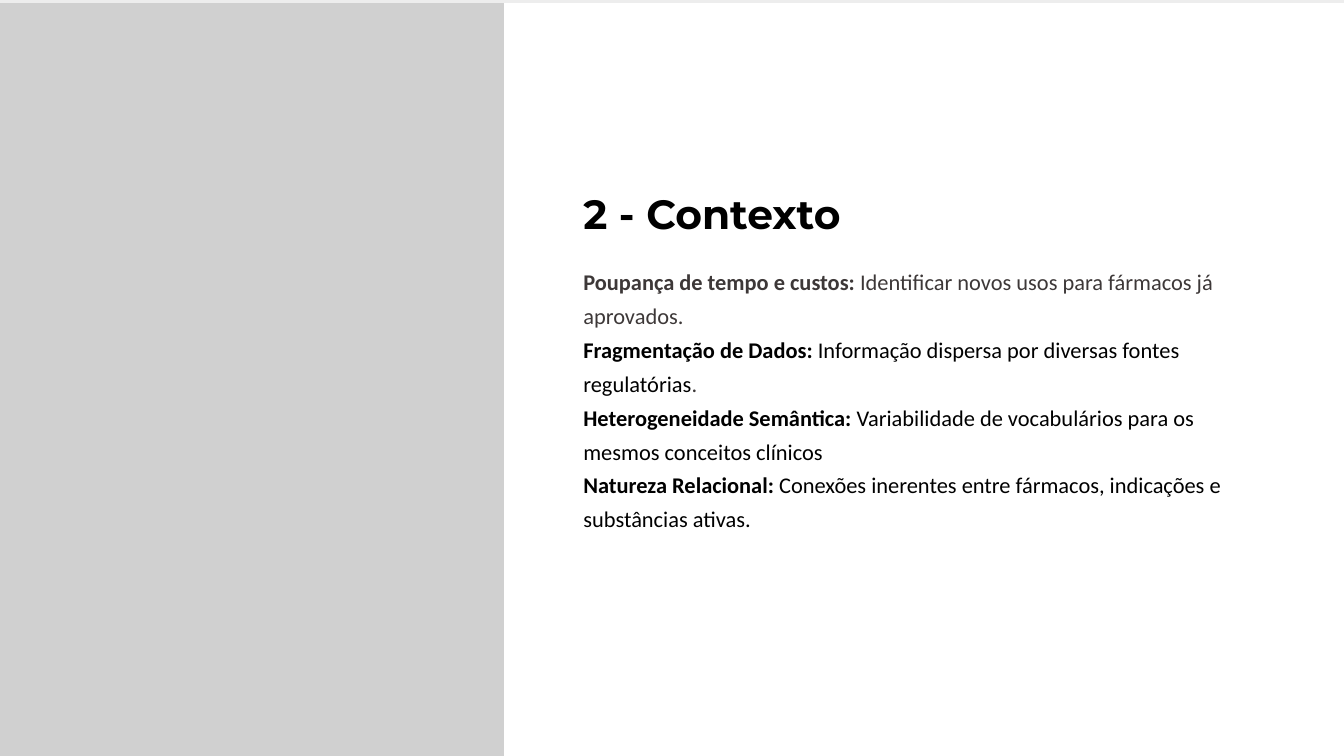
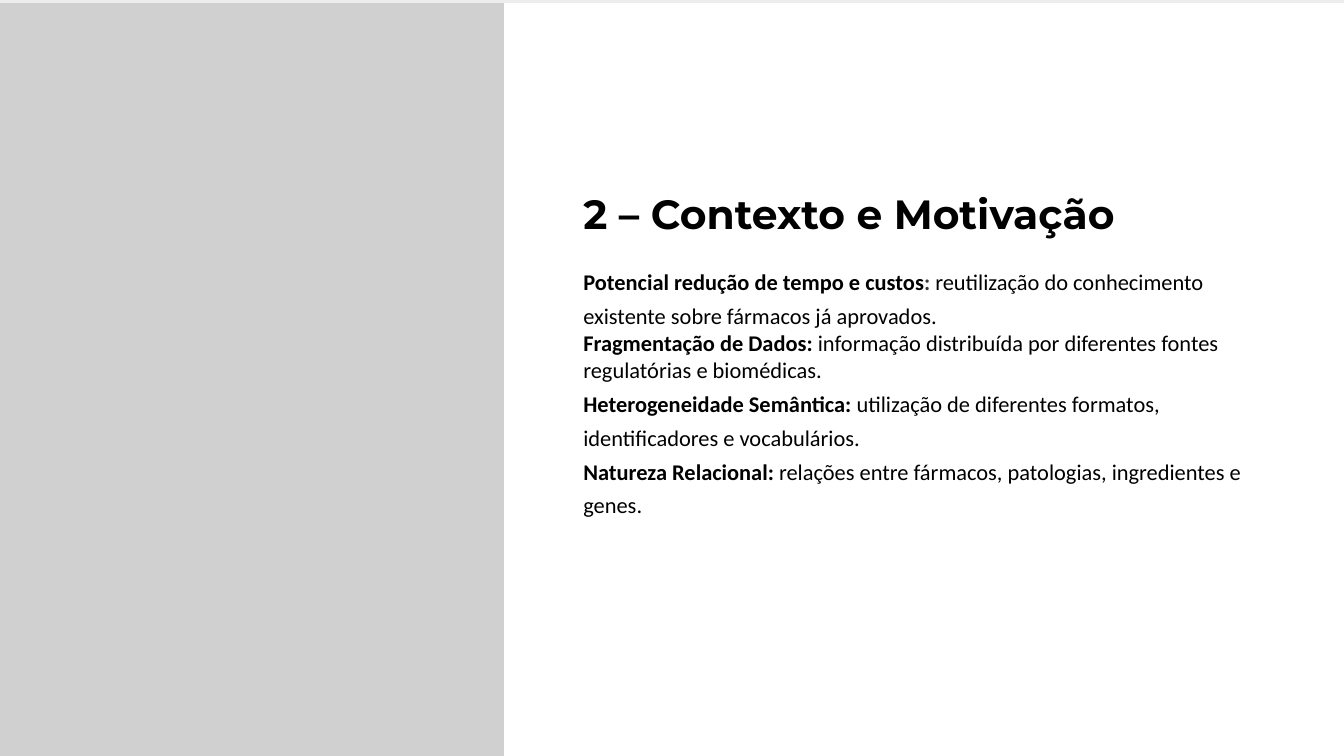
Before and after one commit to GoncaloGarranha/drug-recommender-system, a slide deck: slide 2 of docs/deliverables/TFM-fase-desenvolvimento.pptx. Drawn at 1344x756 pixels with LibreOffice and Linux fonts; fonts in the diff are those of the drawing; grey boxes stand for pictures. Boxes give left, top, right and bottom in pixels: in the first picture for what was removed or moved away, otherwise in the second. Text is boxed around its words. In the diff, an @@ line names an element or a change of style, - is before the commit and + after.

```diff
--- a/docs/deliverables/TFM-fase-desenvolvimento.pptx
+++ b/docs/deliverables/TFM-fase-desenvolvimento.pptx
@@ text at [583,197,1115,239]: text changed @@
-2 - Contexto
+2 – Contexto e Motivação
@@ text at [583,274,1241,517]: text changed @@
-Poupança de tempo e custos: Identificar novos usos para fármacos já aprovados.
-Fragmentação de Dados: Informação dispersa por diversas fontes regulatórias.
-Heterogeneidade Semântica: Variabilidade de vocabulários para os mesmos conceitos clínicos
-Natureza Relacional: Conexões inerentes entre fármacos, indicações e substâncias ativas.
+Potencial redução de tempo e custos: reutilização do conhecimento existente sobre fármacos já aprovados.
+Fragmentação de Dados: informação distribuída por diferentes fontes regulatórias e biomédicas.
+Heterogeneidade Semântica: utilização de diferentes formatos, identificadores e vocabulários.
+Natureza Relacional: relações entre fármacos, patologias, ingredientes e genes.
```
Also in this commit, not shown: 1 other slide changed, 1 slide added, 1 slide removed, 42 other files.
